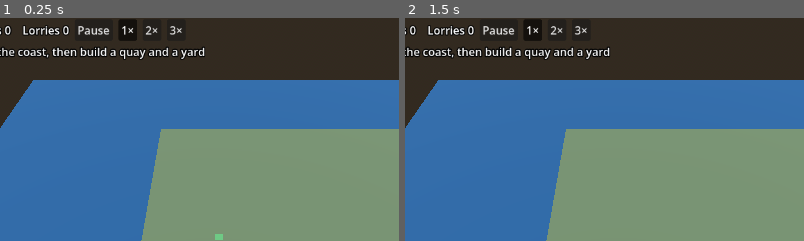
Above: before the commit, frames 1-2 (left to right).
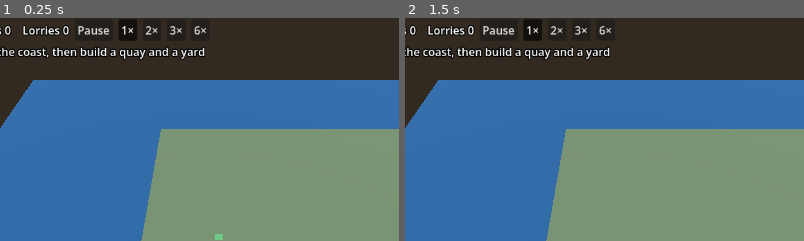
Above: after the commit, the same moments.

Repository: JFrusher/PortSkylines
Game: Godot game, scene res://main.tscn
The game is run twice, just before and just after one commit, with the same random seed, the same clock (stepped at 60 frames per second) and the same inputs.
Inputs:
- Up to frame 1 (0.25 s): no input
- Up to frame 2 (1.5 s): click "Pause" at 0.5 s; click "1×" at 1.25 s
The pictures show only the part of the screen within x 23-73%, y 1-51%; the shares and areas given below are measured in that part.

The runs differ from the first frame. In frame 1, less than 0.1% of the frame differs, in the area x 48-52%, y 3-8%; in frame 2, less than 0.1%.

Commit message:
M1.10: add 6x speed
The HUD speeds come from one list, [0, 1, 2, 3, 6]. Measured in the real
main scene: about 120 ticks per real second at 6x.

Co-Authored-By: Claude Opus 5.5 <noreply@anthropic.com>
Claude-Session: https://claude.ai/code/session_01HgAjWPb52WYKPrHZkzwvPC

Diff:
--- a/scripts/hud.gd
+++ b/scripts/hud.gd
@@ -4,6 +4,7 @@
 ## choices through `tool` and `speed`; never changes the sim.
 
 const BULLDOZE := -1
+const SPEEDS: Array[int] = [0, 1, 2, 3, 6]
 const FLASH_SECONDS := 2.5
 
 var sim: PortSim
@@ -24,9 +25,8 @@
 	var top := _row(root)
 	top.add_child(_outlined(_readout))
 	var speeds := ButtonGroup.new()
-	for s in 4:
-		var label: String = ["Pause", "1×", "2×", "3×"][s]
-		_button(top, label, speeds, s == speed, func() -> void: speed = s)
+	for s: int in SPEEDS:
+		_button(top, "%d×" % s if s else "Pause", speeds, s == speed, func() -> void: speed = s)
 	root.add_child(_outlined(_message))
 
 	var spacer := Control.new()
